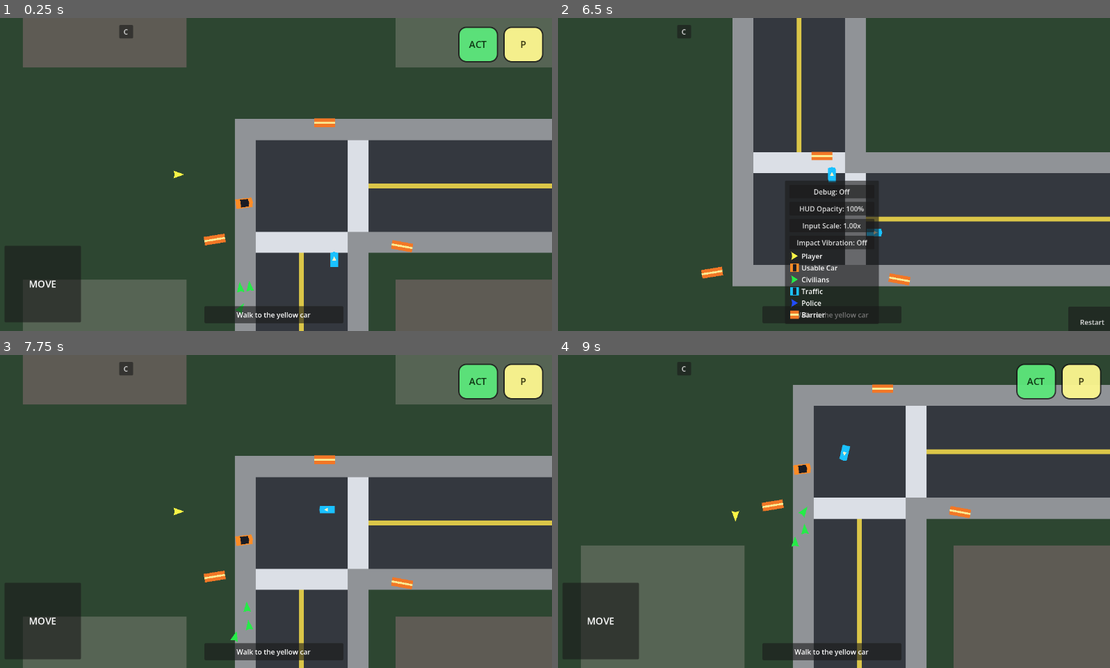
Above: before the commit, frames 1-4 (two rows, left to right).
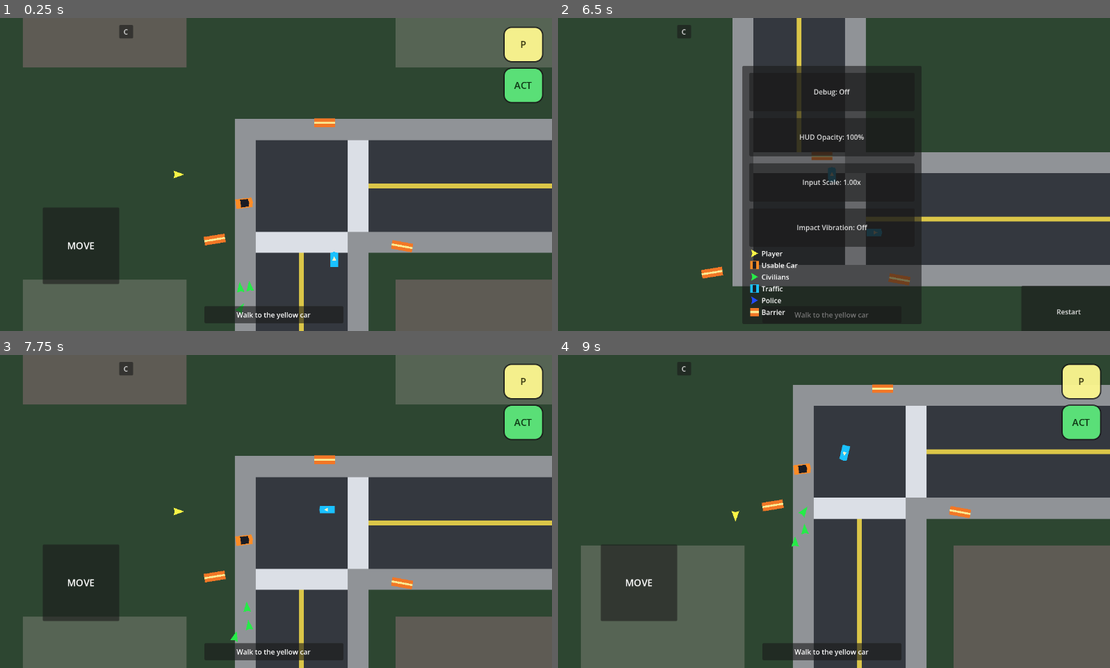
Above: after the commit, the same moments.

Repository: mjulstein/godot-gta
Game: Godot game, scene res://scenes/main/game.tscn
Same seed, same stepped clock (60 frames per second), same inputs: the game is played once before the commit and once after it.
Inputs (mouse positions are in pixels of both pictures, inside the frame that each line leads up to):
- Up to frame 1 (0.25 s): no input
- Up to frame 2 (6.5 s): click "P" at 0.5 s; click "Restart" at 1.25 s; click "C" at 2 s; tap E (interact) at 2.75, 4.25, 4.55, 5, 5.75 s; move the mouse to (955, 158) at 2.77 s; hold D (move_right) 2.78-3.5 s; hold E (interact) 2.78-3.5 s; click (955, 158) at 2.92 s; drag from (718, 190) to (850, 174) at 3.52 s; move the mouse to (889, 105) at 4.27 s; hold D (move_right) 4.28-5 s; hold M (toggle_mobile_controls) 4.28-5 s; click (889, 105) at 4.42 s; drag from (806, 237) to (662, 127) at 5.02 s; move the mouse to (999, 221) at 5.77 s; hold A (move_left) from 5.78 s (still down); hold E (interact) from 5.78 s (still down); click (999, 221) at 5.92 s; tap P (pause) at 6.4 s
- Up to frame 3 (7.75 s): release A (move_left) at 6.5 s; release E (interact) at 6.5 s; click "Restart" at 6.5 s; drag from (104, 464) to (242, 539) at 7.27 s
- Up to frame 4 (9 s): move the mouse to (861, 511) at 8.02 s; hold S (brake) 8.03-8.75 s; hold E (interact) 8.03-8.75 s; click (861, 511) at 8.17 s; drag from (751, 433) to (718, 527) at 8.77 s

The runs differ from the first frame. In frame 1, 6.6% of the frame differs, in the area x 0-99%, y 2-98%; in frame 2, 20%, in the area x 33-100%, y 15-100%; in frame 3, 6.6%; in frame 4, 6.5%.

Commit message:
Refine mobile HUD layout and driving touch input

Diff:
--- a/scenes/ui/mobile_controls_hud.tscn
+++ b/scenes/ui/mobile_controls_hud.tscn
@@ -12,7 +12,7 @@
 mouse_filter = 2
 script = ExtResource("1")
 
-[node name="TopRightButtons" type="HBoxContainer" parent="."]
+[node name="TopRightButtons" type="VBoxContainer" parent="."]
 unique_name_in_owner = true
 anchor_left = 1.0
 anchor_top = 0.0
@@ -25,17 +25,17 @@
 theme_override_constants/separation = 12
 grow_horizontal = 0
 
+[node name="PauseButton" type="Button" parent="TopRightButtons"]
+unique_name_in_owner = true
+custom_minimum_size = Vector2(92, 82)
+size_flags_horizontal = 3
+text = "P"
+
 [node name="ActButton" type="Button" parent="TopRightButtons"]
 unique_name_in_owner = true
 custom_minimum_size = Vector2(92, 82)
 size_flags_horizontal = 3
 text = "ACT"
-
-[node name="PauseButton" type="Button" parent="TopRightButtons"]
-unique_name_in_owner = true
-custom_minimum_size = Vector2(92, 82)
-size_flags_horizontal = 3
-text = "P"
 
 [node name="JoystickPanel" type="PanelContainer" parent="."]
 unique_name_in_owner = true
--- a/scenes/ui/palette_overlay.tscn
+++ b/scenes/ui/palette_overlay.tscn
@@ -20,39 +20,43 @@
 anchor_top = 1.0
 anchor_right = 0.5
 anchor_bottom = 1.0
-offset_left = -108.0
-offset_top = -300.0
-offset_right = 108.0
+offset_left = -206.0
+offset_top = -520.0
+offset_right = 206.0
 offset_bottom = -16.0
 grow_horizontal = 2
 grow_vertical = 0
 
 [node name="Margin" type="MarginContainer" parent="Panel"]
-theme_override_constants/margin_left = 10
-theme_override_constants/margin_top = 10
-theme_override_constants/margin_right = 10
-theme_override_constants/margin_bottom = 10
+theme_override_constants/margin_left = 16
+theme_override_constants/margin_top = 16
+theme_override_constants/margin_right = 16
+theme_override_constants/margin_bottom = 16
 
 [node name="Rows" type="VBoxContainer" parent="Panel/Margin"]
 
 [node name="Actions" type="VBoxContainer" parent="Panel/Margin/Rows"]
 unique_name_in_owner = true
-theme_override_constants/separation = 8
+theme_override_constants/separation = 16
 
 [node name="ToggleDebugButton" type="Button" parent="Panel/Margin/Rows/Actions"]
 unique_name_in_owner = true
+custom_minimum_size = Vector2(380, 88)
 text = "Toggle Debug"
 
 [node name="HudOpacityButton" type="Button" parent="Panel/Margin/Rows/Actions"]
 unique_name_in_owner = true
+custom_minimum_size = Vector2(380, 88)
 text = "HUD Opacity"
 
 [node name="InputScaleButton" type="Button" parent="Panel/Margin/Rows/Actions"]
 unique_name_in_owner = true
+custom_minimum_size = Vector2(380, 88)
 text = "Input Scale: 1.00x"
 
 [node name="ImpactVibrationButton" type="Button" parent="Panel/Margin/Rows/Actions"]
 unique_name_in_owner = true
+custom_minimum_size = Vector2(380, 88)
 text = "Impact Vibration: Off"
 
 [node name="PlayerRow" type="HBoxContainer" parent="Panel/Margin/Rows"]
@@ -130,10 +134,11 @@
 anchor_top = 1.0
 anchor_right = 1.0
 anchor_bottom = 1.0
-offset_left = -96.0
-offset_top = -56.0
+offset_left = -204.0
+offset_top = -104.0
 offset_right = 16.0
 offset_bottom = 16.0
 grow_horizontal = 0
 grow_vertical = 0
+custom_minimum_size = Vector2(188, 88)
 text = "Restart"
--- a/scripts/ui/mobile_controls_hud.gd
+++ b/scripts/ui/mobile_controls_hud.gd
@@ -13,6 +13,7 @@
 const OPACITY_LEVELS := [1.0, 0.8, 0.55, 0.3, 0.0]
 const INPUT_SURFACE_SCALE_LEVELS := [1.0, 1.25, 1.5, 1.75, 2.0]
 const BASE_ACTION_BUTTON_SIZE := Vector2(92.0, 82.0)
+const BASE_ACTION_BUTTON_SEPARATION := 12.0
 const BASE_JOYSTICK_LABEL_SIZE := 22
 
 @export var player_path: NodePath
@@ -23,7 +24,7 @@
 
 @onready var player: Node = get_node_or_null(player_path)
 @onready var game_root: Node = get_node_or_null(game_root_path)
-@onready var top_right_buttons: HBoxContainer = %TopRightButtons
+@onready var top_right_buttons: BoxContainer = %TopRightButtons
 @onready var interact_button: Button = %ActButton
 @onready var pause_button: Button = %PauseButton
 @onready var joystick_panel: PanelContainer = %JoystickPanel
@@ -38,6 +39,10 @@
 var joystick_mouse_active := false
 var joystick_center := Vector2.ZERO
 var joystick_value := Vector2.ZERO
+var driving_touch_id := -1
+var driving_mouse_active := false
+var driving_center := Vector2.ZERO
+var driving_value := 0.0
 var opacity_level_index := 0
 var last_visible_opacity_index := 0
 var input_surface_scale_index := 0
@@ -86,15 +91,13 @@
 	_style_button(pause_button, Color(0.98, 0.96, 0.56, 0.96), Color(0.18, 0.18, 0.04, 0.95))
 	_style_button(accelerate_button, Color(1.0, 0.66, 0.2, 0.96), Color(0.18, 0.1, 0.02, 0.95))
 	_style_button(brake_button, Color(0.86, 0.38, 0.28, 0.96), Color(0.2, 0.04, 0.02, 0.95))
+	accelerate_button.mouse_filter = Control.MOUSE_FILTER_IGNORE
+	brake_button.mouse_filter = Control.MOUSE_FILTER_IGNORE
 
 	interact_button.button_down.connect(_emit_action_event.bind("interact", true))
 	interact_button.button_up.connect(_emit_action_event.bind("interact", false))
 	pause_button.button_down.connect(_emit_action_event.bind("pause", true))
 	pause_button.button_up.connect(_emit_action_event.bind("pause", false))
-	accelerate_button.button_down.connect(_emit_action_event.bind("accelerate", true))
-	accelerate_button.button_up.connect(_emit_action_event.bind("accelerate", false))
-	brake_button.button_down.connect(_emit_action_event.bind("brake", true))
-	brake_button.button_up.connect(_emit_action_event.bind("brake", false))
 
 func _style_button(button: Button, fill_color: Color, text_color: Color) -> void:
 	button.process_mode = Node.PROCESS_MODE_ALWAYS
@@ -131,9 +134,22 @@
 	var bottom_right := viewport_rect.size - Vector2.ONE * hud_margin
 
 	top_right_buttons.position = Vector2(bottom_right.x - top_right_buttons.size.x, top_left.y)
-	joystick_panel.position = Vector2(top_left.x, bottom_right.y - joystick_panel.size.y)
-	driving_buttons.position = Vector2(bottom_right.x - driving_buttons.size.x, bottom_right.y - driving_buttons.size.y)
+	var joystick_anchor_center := Vector2(
+		top_left.x + joystick_size,
+		bottom_right.y - joystick_size
+	)
+	joystick_panel.position = joystick_anchor_center - joystick_panel.size * 0.5
+	var driving_cluster_base_size := Vector2(
+		BASE_ACTION_BUTTON_SIZE.x,
+		BASE_ACTION_BUTTON_SIZE.y * 2.0 + BASE_ACTION_BUTTON_SEPARATION
+	)
+	var driving_anchor_center := Vector2(
+		bottom_right.x - BASE_ACTION_BUTTON_SIZE.x - driving_cluster_base_size.x * 0.5,
+		bottom_right.y - BASE_ACTION_BUTTON_SIZE.y - driving_cluster_base_size.y * 0.5
+	)
+	driving_buttons.position = driving_anchor_center - driving_buttons.size * 0.5
 	joystick_center = joystick_panel.position + joystick_panel.size * 0.5
+	driving_center = driving_buttons.position + driving_buttons.size * 0.5
 
 func _update_visibility() -> void:
 	visible = true
@@ -145,41 +161,62 @@
 	var driving := _is_driving()
 	driving_buttons.visible = driving
 	joystick_text.text = "STEER" if driving else "MOVE"
+	_update_driving_visual_state()
 
 func _handle_screen_touch(event: InputEventScreenTouch) -> void:
 	if event.pressed:
+		if _is_driving() and driving_touch_id == -1 and driving_buttons.get_global_rect().has_point(event.position):
+			driving_touch_id = event.index
+			_update_driving_value(event.position)
+			return
 		if joystick_touch_id == -1 and joystick_panel.get_global_rect().has_point(event.position):
 			joystick_touch_id = event.index
 			_update_joystick_value(event.position)
 		return
 	if event.index == joystick_touch_id:
 		_reset_joystick()
+	elif event.index == driving_touch_id:
+		_reset_driving_input()
 
 func _handle_screen_drag(event: InputEventScreenDrag) -> void:
-	if event.index != joystick_touch_id:
-		return
-	_update_joystick_value(event.position)
+	if event.index == joystick_touch_id:
+		_update_joystick_value(event.position)
+	elif event.index == driving_touch_id:
+		_update_driving_value(event.position)
 
 func _handle_mouse_button(event: InputEventMouseButton) -> void:
 	if event.button_index != MOUSE_BUTTON_LEFT:
 		return
 	if event.pressed:
+		if _is_driving() and driving_buttons.get_global_rect().has_point(event.position):
+			driving_mouse_active = true
+			_update_driving_value(event.position)
+			return
 		if joystick_panel.get_global_rect().has_point(event.position):
 			joystick_mouse_active = true
 			_update_joystick_value(event.position)
 		return
 	if joystick_mouse_active:
 		_reset_joystick()
+	if driving_mouse_active:
+		_reset_driving_input()
 
 func _handle_mouse_motion(event: InputEventMouseMotion) -> void:
-	if not joystick_mouse_active:
-		return
-	_update_joystick_value(event.position)
+	if joystick_mouse_active:
+		_update_joystick_value(event.position)
+	if driving_mouse_active:
+		_update_driving_value(event.position)
 
 func _update_joystick_value(screen_position: Vector2) -> void:
 	var radius := joystick_panel.size.x * 0.5
 	var offset := screen_position - joystick_center
 	joystick_value = offset.limit_length(radius) / maxf(radius, 1.0)
+
+func _update_driving_value(screen_position: Vector2) -> void:
+	var half_height := driving_buttons.size.y * 0.5
+	var offset_y := clampf(screen_position.y - driving_center.y, -half_height, half_height)
+	driving_value = offset_y / maxf(half_height, 1.0)
+	_update_driving_visual_state()
 
 func _sync_direction_actions() -> void:
 	var desired_strengths := {}
@@ -187,11 +224,16 @@
 		desired_strengths[action_name] = 0.0
 	for action_name in DRIVING_ACTIONS.values():
 		desired_strengths[action_name] = 0.0
+	desired_strengths["accelerate"] = 0.0
+	desired_strengths["brake"] = 0.0
 
 	var filtered_vector := _get_filtered_joystick_value()
 	if _is_driving():
 		desired_strengths[DRIVING_ACTIONS["left"]] = maxf(-filtered_vector.x, 0.0)
 		desired_strengths[DRIVING_ACTIONS["right"]] = maxf(filtered_vector.x, 0.0)
+		var filtered_drive_value := _get_filtered_driving_value()
+		desired_strengths["accelerate"] = maxf(-filtered_drive_value, 0.0)
+		desired_strengths["brake"] = maxf(filtered_drive_value, 0.0)
 	else:
 		desired_strengths[ON_FOOT_ACTIONS["up"]] = maxf(-filtered_vector.y, 0.0)
 		desired_strengths[ON_FOOT_ACTIONS["down"]] = maxf(filtered_vector.y, 0.0)
@@ -216,6 +258,13 @@
 	var normalized_magnitude := inverse_lerp(joystick_deadzone, 1.0, magnitude)
 	return joystick_value.normalized() * normalized_magnitude
 
+func _get_filtered_driving_value() -> float:
+	var magnitude := absf(driving_value)
+	if magnitude <= joystick_deadzone:
+		return 0.0
+	var normalized_magnitude := inverse_lerp(joystick_deadzone, 1.0, magnitude)
+	return signf(driving_value) * normalized_magnitude
+
 func _is_driving() -> bool:
 	var player_driving: bool = player != null and player.has_method("is_in_vehicle") and player.is_in_vehicle()
 	var camera_possession_driving: bool = game_root != null and game_root.has_method("is_camera_possession_active") and game_root.is_camera_possession_active()
@@ -223,6 +272,7 @@
 
 func _release_all_actions() -> void:
 	_reset_joystick()
+	_reset_driving_input()
 	for action_name in ON_FOOT_ACTIONS.values():
 		Input.action_release(action_name)
 		action_strengths[action_name] = 0.0
@@ -239,6 +289,18 @@
 	joystick_mouse_active = false
 	joystick_value = Vector2.ZERO
 
+func _reset_driving_input() -> void:
+	driving_touch_id = -1
+	driving_mouse_active = false
+	driving_value = 0.0
+	_update_driving_visual_state()
+
+func _update_driving_visual_state() -> void:
+	var accelerate_strength := maxf(-_get_filtered_driving_value(), 0.0)
+	var brake_strength := maxf(_get_filtered_driving_value(), 0.0)
+	accelerate_button.modulate = Color(1.0, 1.0, 1.0, 0.72 + accelerate_strength * 0.28)
+	brake_button.modulate = Color(1.0, 1.0, 1.0, 0.72 + brake_strength * 0.28)
+
 func cycle_hud_opacity() -> void:
 	opacity_level_index = (opacity_level_index + 1) % OPACITY_LEVELS.size()
 	if OPACITY_LEVELS[opacity_level_index] > 0.0:
@@ -269,10 +331,17 @@
 func _apply_input_surface_scale() -> void:
 	var scale_factor: float = INPUT_SURFACE_SCALE_LEVELS[input_surface_scale_index]
 	interact_button.custom_minimum_size = BASE_ACTION_BUTTON_SIZE * scale_factor
+	pause_button.custom_minimum_size = BASE_ACTION_BUTTON_SIZE * scale_factor
 	accelerate_button.custom_minimum_size = BASE_ACTION_BUTTON_SIZE * scale_factor
 	brake_button.custom_minimum_size = BASE_ACTION_BUTTON_SIZE * scale_factor
 	joystick_panel.custom_minimum_size = Vector2.ONE * joystick_size * scale_factor
-	joystick_panel.size = joystick_panel.custom_minimum_size
+	interact_button.reset_size()
+	pause_button.reset_size()
+	accelerate_button.reset_size()
+	brake_button.reset_size()
+	top_right_buttons.reset_size()
+	driving_buttons.reset_size()
+	joystick_panel.reset_size()
 	joystick_text.add_theme_font_size_override("font_size", int(round(BASE_JOYSTICK_LABEL_SIZE * scale_factor)))
 	_layout_hud()
 
Not shown, changed: README.md
Not shown, changed: specs/002-mobile-controls/plan.md
Not shown, changed: specs/002-mobile-controls/spec.md
Not shown, changed: tests/manual/mobile_controls_hud.md
